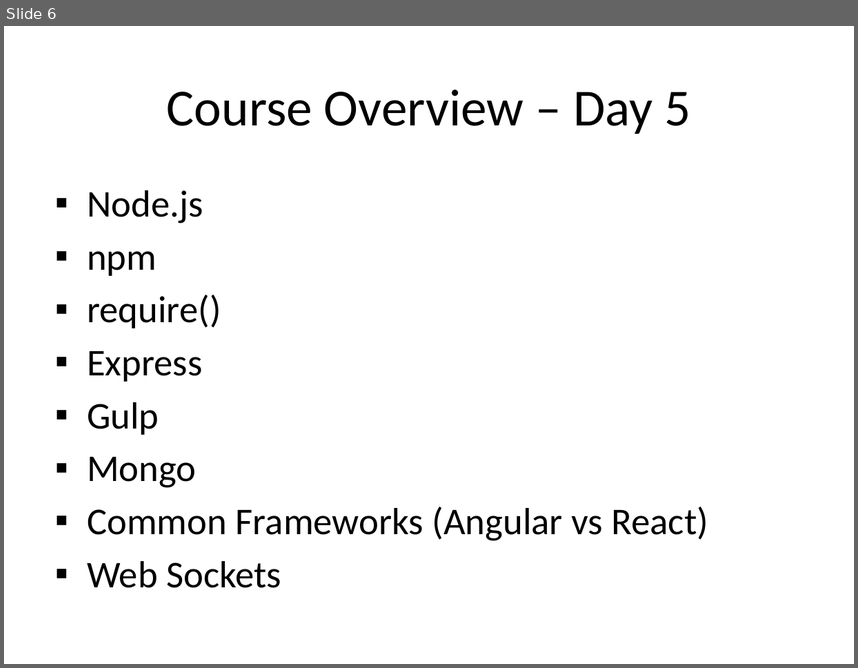
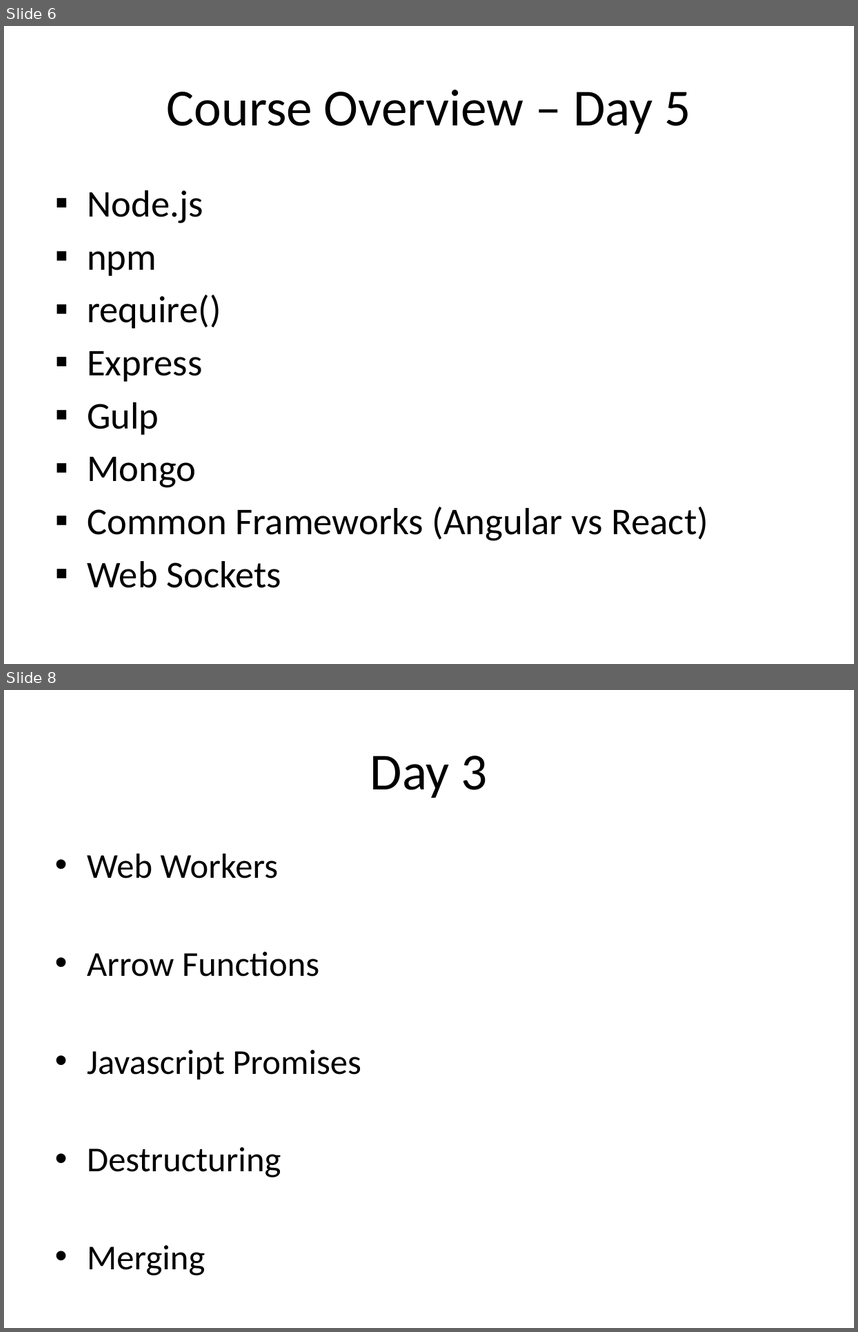
Before and after one commit to reachwill/coursecode, a slide deck: RoS/overview.pptx. Shown one above the other, each under a label of ours: slide 6 before the commit, slides 6 and 8 after it; the slides between them are not shown. The pictures are 858x668 and 858x1332 pixels, drawn with LibreOffice and Linux fonts; fonts in the diff are those of the drawing. Boxes give left, top, right and bottom in pixels: in the first picture for what was removed or moved away, otherwise in the second. Text is boxed around its words. In the diff, an @@ line names an element or a change of style, - is before the commit and + after.

```diff
--- a/RoS/overview.pptx
+++ b/RoS/overview.pptx
@@ slide 8 added at (x1=4, y1=690, x2=854, y2=1328), background #FFFFFF @@
@@ title added at (x1=370, y1=756, x2=488, y2=798), 44 pt, text #000000 @@
+Day 3
@@ text added at (x1=87, y1=854, x2=361, y2=1275), 29.6 pt, text #000000 @@
+• Web Workers
+• Arrow Functions
+• Javascript Promises
+• Destructuring
+• Merging
```
Also in this commit, not shown: 4 other slides added, 2 other files.
